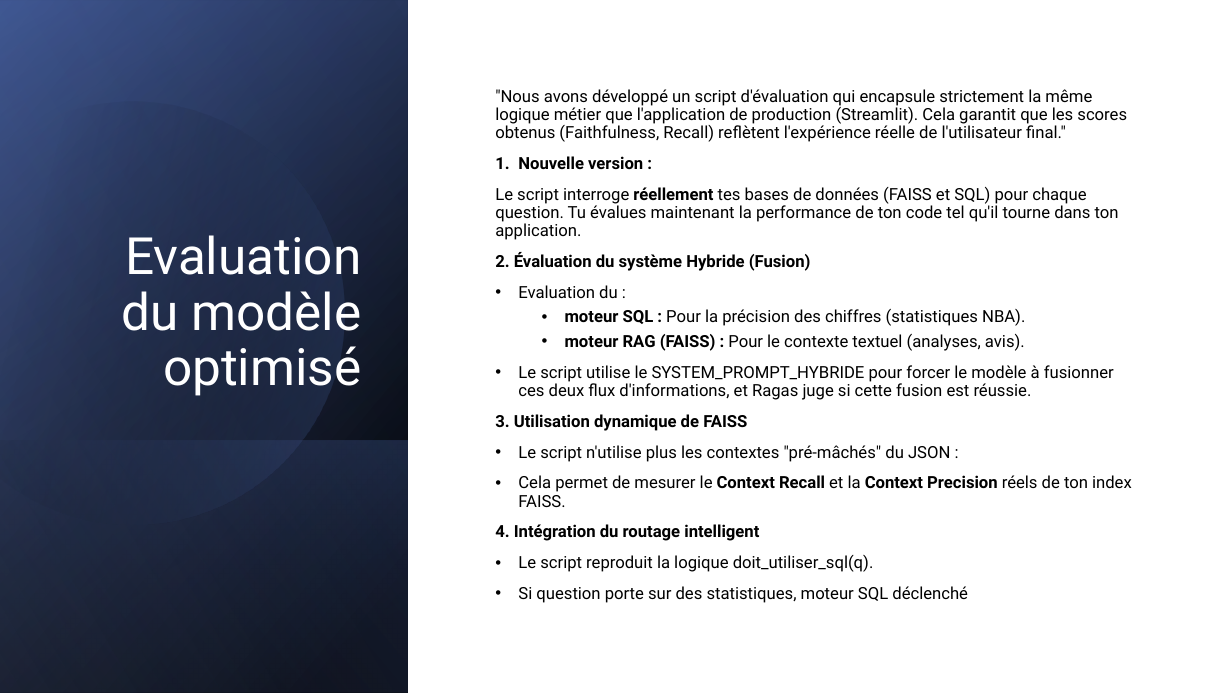
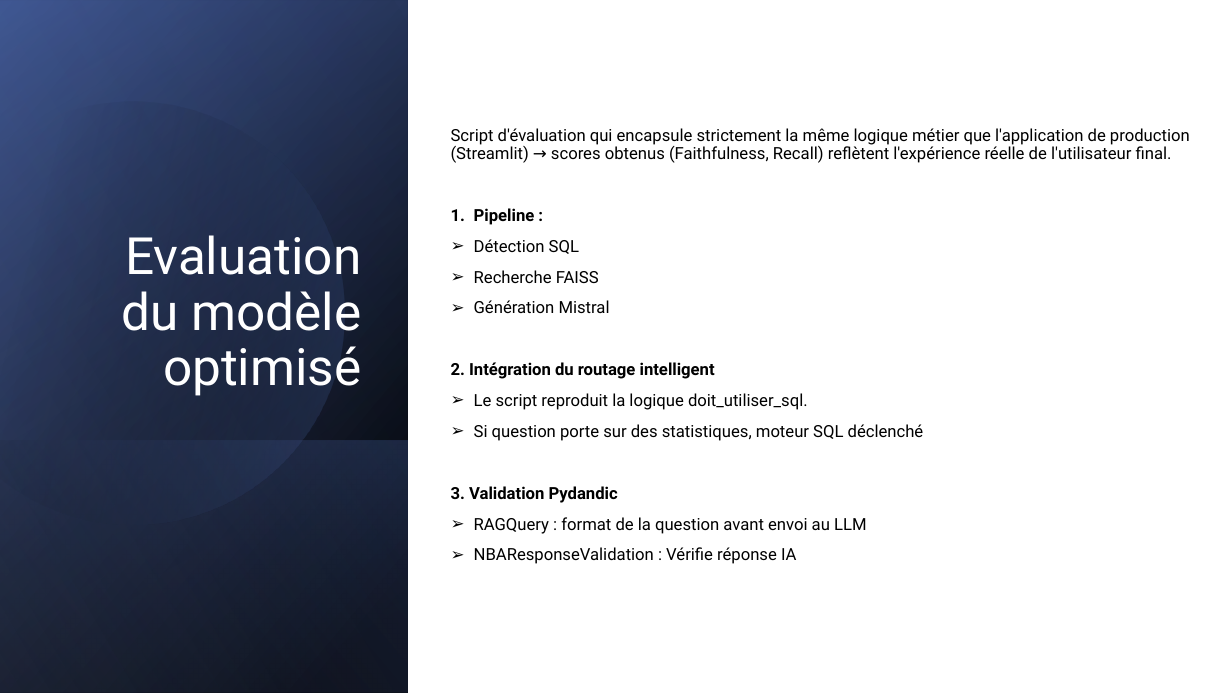
Before and after one commit to VicSchol/Cours10, a slide deck: slide 9 of Scholler_Victor_10_presentation_122025.pptx (slide 8 before the commit). Drawn at 1232x693 pixels with LibreOffice and Linux fonts; fonts in the diff are those of the drawing. Boxes give left, top, right and bottom in pixels: in the first picture for what was removed or moved away, otherwise in the second. Text is boxed around its words. In the diff, an @@ line names an element or a change of style, - is before the commit and + after.

```diff
--- a/Scholler_Victor_10_presentation_122025.pptx
+++ b/Scholler_Victor_10_presentation_122025.pptx
@@ text "Script d'évaluation qui encapsule strictement ...": place and size @@
-text "Script d'évaluation qui encapsule strictement ..." at [495,89,1132,603]
+text "Script d'évaluation qui encapsule strictement ..." at [451,128,1190,564]
@@ text at [451,128,1190,410]: text changed @@
-"Nous avons développé un script d'évaluation qui encapsule strictement la même logique métier que l'application de production (Streamlit). Cela garantit que les scores obtenus (Faithfulness, Recall) reflètent l'expérience réelle de l'utilisateur final."
-1. Nouvelle version :
-Le script interroge réellement tes bases de données (FAISS et SQL) pour chaque question. Tu évalues maintenant la performance de ton code tel qu'il tourne dans ton application.
-2. Évaluation du système Hybride (Fusion)
-• Evaluation du :
-  • moteur SQL : Pour la précision des chiffres (statistiques NBA).
-  • moteur RAG (FAISS) : Pour le contexte textuel (analyses, avis).
-• Le script utilise le SYSTEM_PROMPT_HYBRIDE pour forcer le modèle à fusionner ces deux flux d'informations, et Ragas juge si cette fusion est réussie.
-3. Utilisation dynamique de FAISS
-• Le script n'utilise plus les contextes "pré-mâchés" du JSON :
-• Cela permet de mesurer le Context Recall et la Context Precision réels de ton index FAISS.
-4. Intégration du routage intelligent
-• Le script reproduit la logique doit_utiliser_sql(q).
+Script d'évaluation qui encapsule strictement la même logique métier que l'application de production (Streamlit) → scores obtenus (Faithfulness, Recall) reflètent l'expérience réelle de l'utilisateur final.
+1. Pipeline :
+➢ Détection SQL
+➢ Recherche FAISS
+➢ Génération Mistral
+2. Intégration du routage intelligent
+➢ Le script reproduit la logique doit_utiliser_sql.
@@ text at [474,424,924,441]: bullet • to ➢ @@
@@ text at [451,486,867,564]: paragraphs added @@
+3. Validation Pydandic
+➢ RAGQuery : format de la question avant envoi au LLM
+➢ NBAResponseValidation : Vérifie réponse IA
```
Also in this commit, not shown: 7 other slides changed, 2 slides added, 4 other files.
